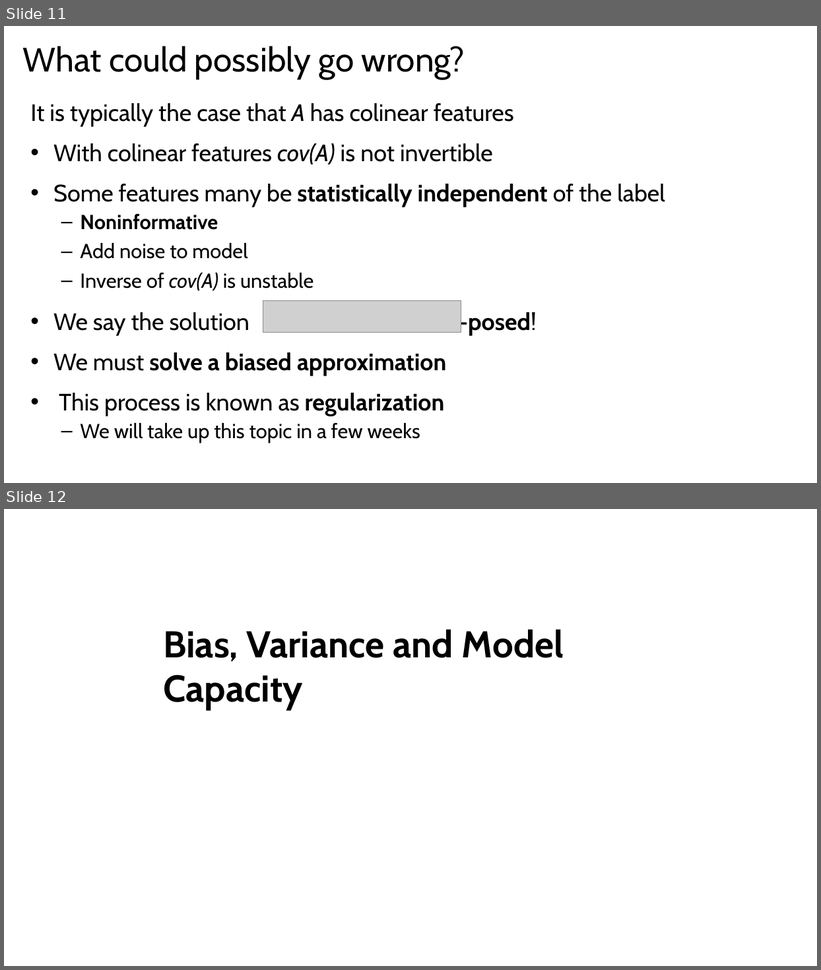
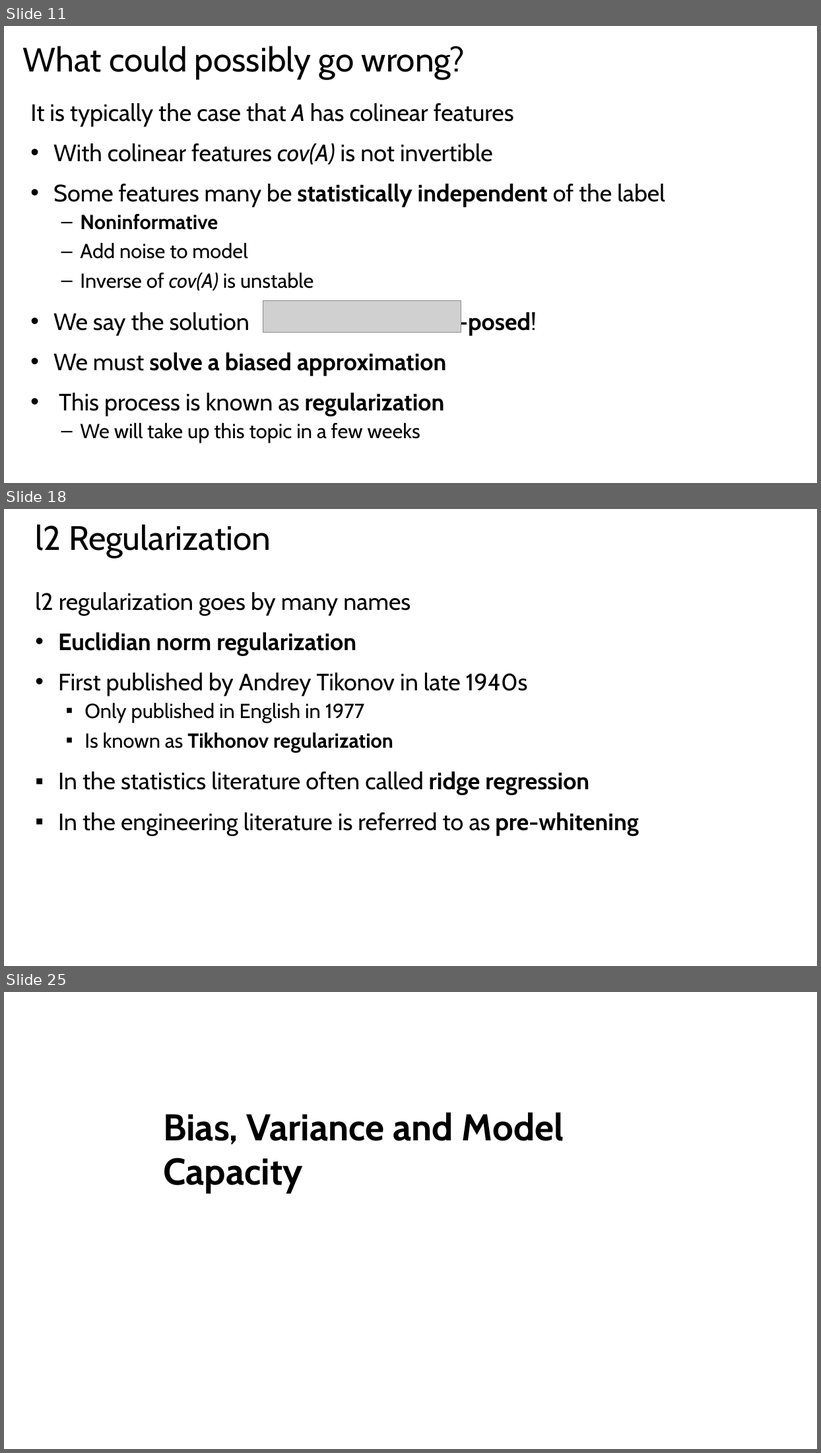
Before and after one commit to StephenElston/CSCI-E25, a slide deck: Slides/OldSlides/4_MachineLearningForCV.pptx. Shown one above the other, each under a label of ours: slides 11 and 12 before the commit, slides 11, 18 and 25 after it; the slides between them are not shown. The pictures are 821x970 and 821x1453 pixels, drawn with LibreOffice and Linux fonts; fonts in the diff are those of the drawing; grey boxes stand for pictures. Boxes give left, top, right and bottom in pixels: in the first picture for what was removed or moved away, otherwise in the second. Text is boxed around its words. In the diff, an @@ line names an element or a change of style, - is before the commit and + after.

```diff
--- a/Slides/OldSlides/4_MachineLearningForCV.pptx
+++ b/Slides/OldSlides/4_MachineLearningForCV.pptx
@@ slide 18 added at <box>4,509,817,966</box>, background #FFFFFF @@
@@ title added at <box>36,524,271,557</box>, 40 pt, text #000000 @@
+l2 Regularization
@@ text added at <box>35,592,638,836</box>, 28 pt, text #000000 @@
+l2 regularization goes by many names
+• Euclidian norm regularization
+• First published by Andrey Tikonov in late 1940s
+  ▪ Only published in English in 1977
+  ▪ Is known as Tikhonov regularization
+▪ In the statistics literature often called ridge regression
+▪ In the engineering literature is referred to as pre-whitening
@@ what was slide 12 is now slide 25 @@
```
Also in this commit, not shown: 12 other slides added.
